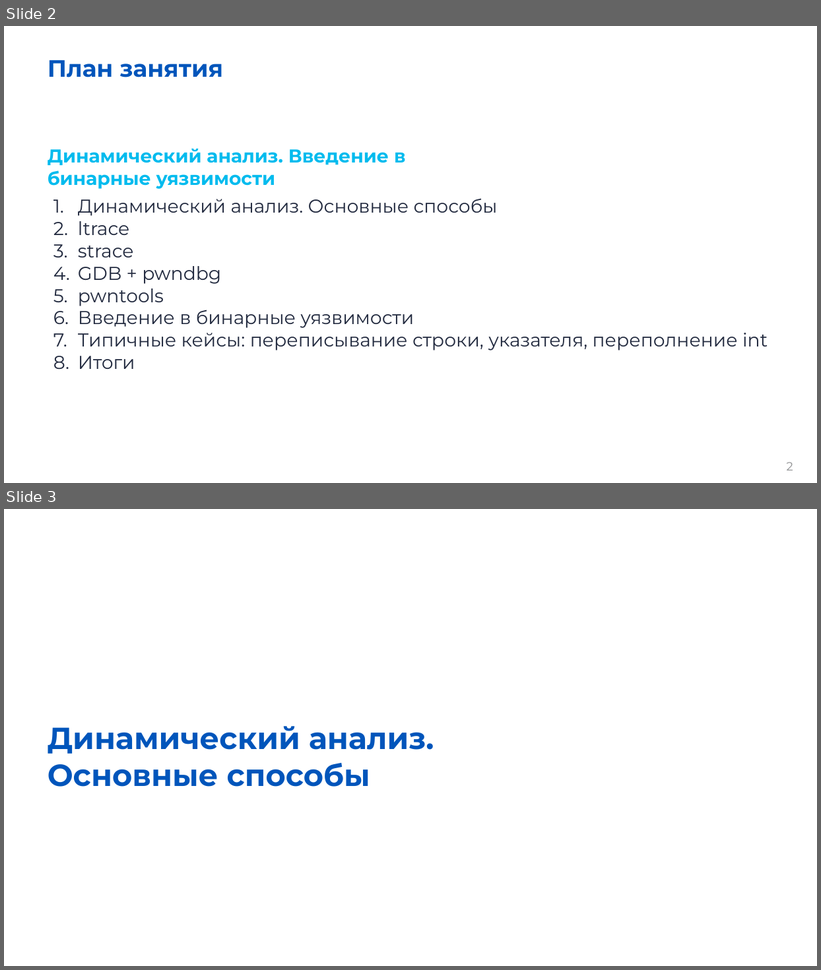
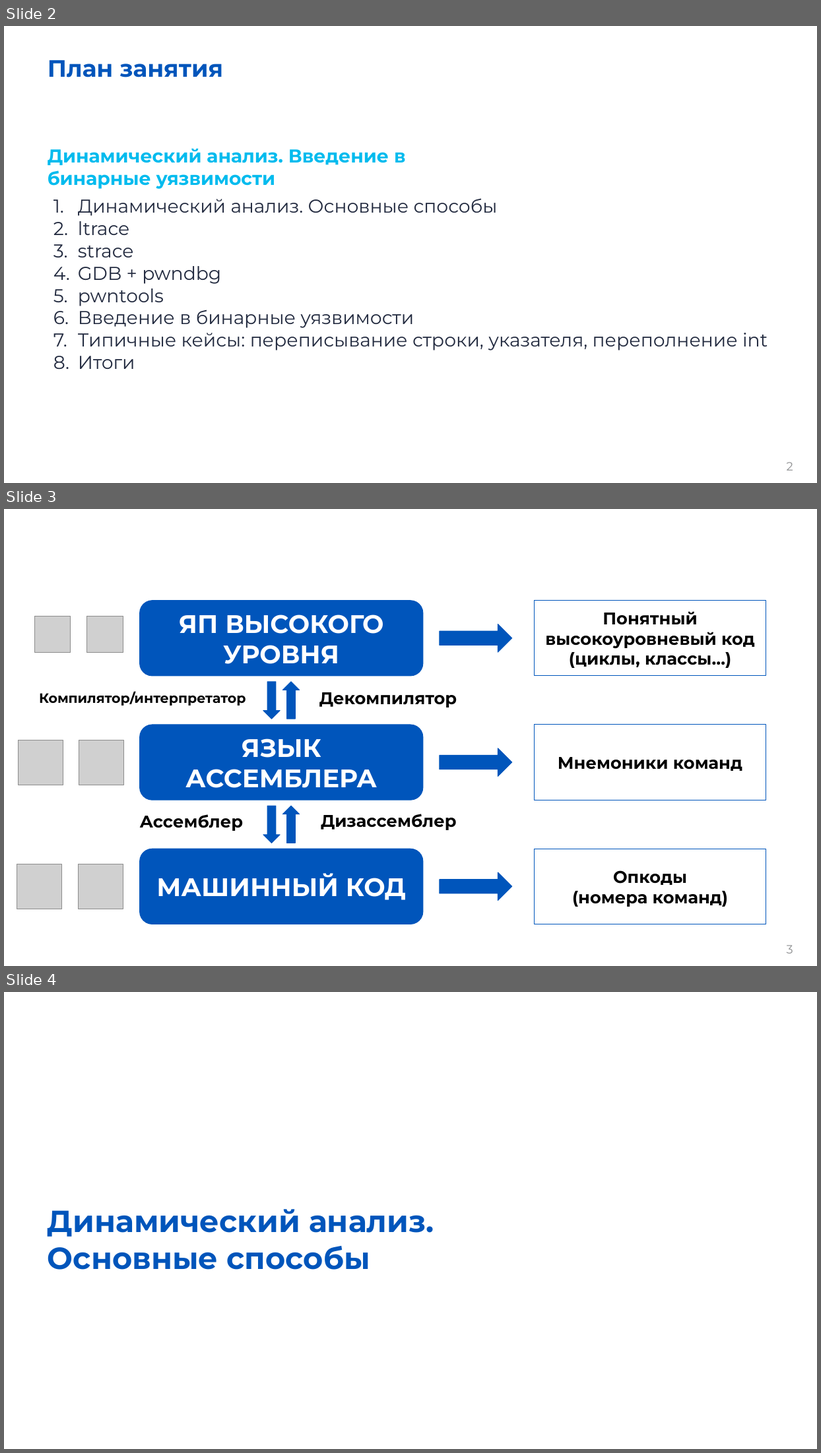
Before and after one commit to mc-Daniil/rep1, a slide deck: rev2/rev2.pptx. Shown one above the other, each under a label of ours: slides 2 and 3 before the commit, slides 2, 3 and 4 after it. The pictures are 821x970 and 821x1453 pixels, drawn with LibreOffice and Linux fonts; fonts in the diff are those of the drawing; grey boxes stand for pictures; background and template pictures are left out. Boxes give left, top, right and bottom in pixels: in the first picture for what was removed or moved away, otherwise in the second. Text is boxed around its words. In the diff, an @@ line names an element or a change of style, - is before the commit and + after.

```diff
--- a/rev2/rev2.pptx
+++ b/rev2/rev2.pptx
@@ slide 3 added at (x1=4, y1=509, x2=817, y2=966), background #FFFFFF; not listed: 1 template element that a slide beside it also shows @@
@@ rounded rectangle added at (x1=140, y1=601, x2=424, y2=676), fill #0055BB, outline #0055BB 0.75 pt, 30 pt, text #FFFFFF, bold @@
+ЯП ВЫСОКОГО УРОВНЯ
@@ rectangle added at (x1=534, y1=601, x2=766, y2=676), fill #FFFFFF, outline #0055BB 0.75 pt, 20 pt, text #000000, bold @@
+Понятный высокоуровневый код (циклы, классы…)
@@ picture added at (x1=34, y1=617, x2=71, y2=652) @@
@@ picture added at (x1=87, y1=617, x2=123, y2=652) @@
@@ right arrow added at (x1=440, y1=625, x2=512, y2=652), fill #0055BB, outline #0055BB 0.75 pt @@
@@ right arrow added at (x1=263, y1=682, x2=280, y2=719), fill #0055BB, outline #0055BB 0.75 pt @@
@@ right arrow added at (x1=283, y1=682, x2=299, y2=719), fill #0055BB, outline #0055BB 0.75 pt @@
@@ text added at (x1=39, y1=691, x2=246, y2=706), 16 pt, text #000000, bold @@
+Компилятор/интерпретатор
@@ text added at (x1=319, y1=692, x2=457, y2=708), 20 pt, text #000000, bold @@
+Декомпилятор
@@ rounded rectangle added at (x1=140, y1=725, x2=424, y2=801), fill #0055BB, outline #0055BB 0.75 pt, 30 pt, text #FFFFFF, bold @@
+ЯЗЫК АССЕМБЛЕРА
@@ rectangle added at (x1=534, y1=725, x2=766, y2=801), fill #FFFFFF, outline #0055BB 0.75 pt, 20 pt, text #000000, bold @@
+Мнемоники команд
@@ picture added at (x1=19, y1=740, x2=63, y2=785) @@
@@ picture added at (x1=79, y1=740, x2=123, y2=785) @@
@@ right arrow added at (x1=440, y1=749, x2=512, y2=777), fill #0055BB, outline #0055BB 0.75 pt @@
@@ text added at (x1=140, y1=815, x2=244, y2=831), 20 pt, text #000000, bold @@
+Ассемблер
@@ right arrow added at (x1=263, y1=806, x2=280, y2=843), fill #0055BB, outline #0055BB 0.75 pt @@
@@ right arrow added at (x1=283, y1=806, x2=299, y2=843), fill #0055BB, outline #0055BB 0.75 pt @@
@@ text added at (x1=321, y1=814, x2=457, y2=830), 20 pt, text #000000, bold @@
+Дизассемблер
@@ picture added at (x1=17, y1=865, x2=62, y2=909) @@
@@ picture added at (x1=79, y1=865, x2=123, y2=909) @@
@@ rounded rectangle added at (x1=140, y1=850, x2=424, y2=925), fill #0055BB, outline #0055BB 0.75 pt, 30 pt, text #FFFFFF, bold @@
+МАШИННЫЙ КОД
@@ rectangle added at (x1=534, y1=850, x2=766, y2=925), fill #FFFFFF, outline #0055BB 0.75 pt, 20 pt, text #000000, bold @@
+Опкоды
+(номера команд)
@@ right arrow added at (x1=440, y1=873, x2=512, y2=900), fill #0055BB, outline #0055BB 0.75 pt @@
@@ what was slide 3 is now slide 4 @@
```
Also in this commit, not shown: 2 slides changed, 20 other files.
